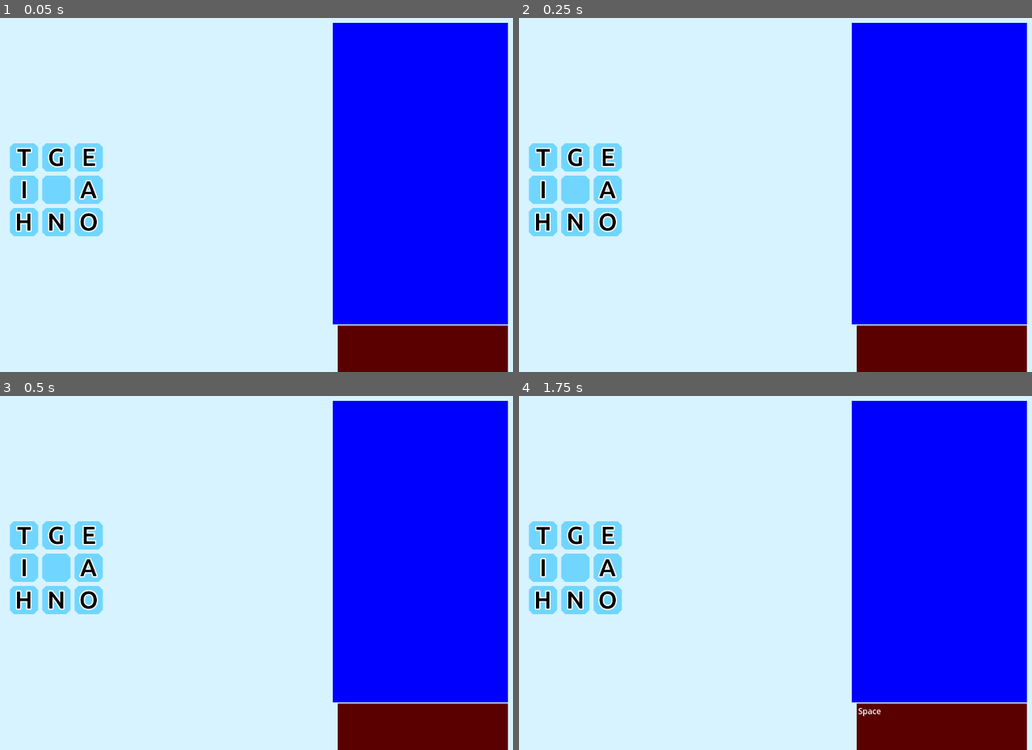
Above: before the commit, frames 1-4 (two rows, left to right).
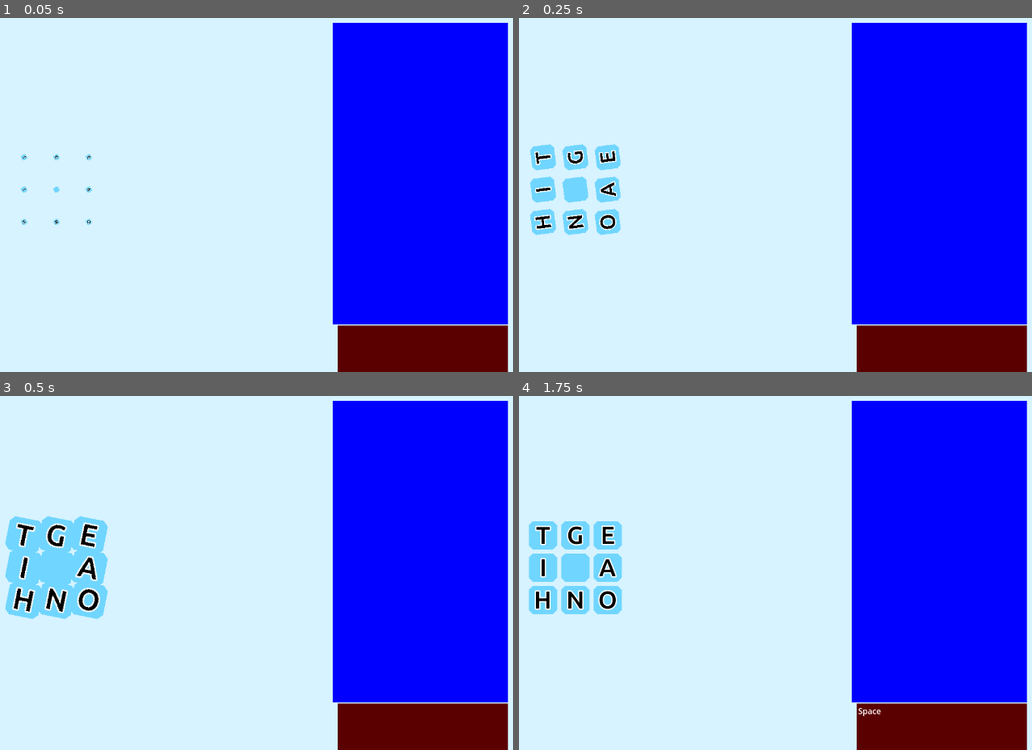
Above: after the commit, the same moments.

Repository: daoudclarke/word-search-extreme
Game: Godot game, scene res://word_search.tscn
Two runs of this game, one before a commit and one after it. Both use one fixed random seed, a clock stepped at 60 frames per second and the inputs below.
Inputs:
- Up to frame 1 (0.05 s): no input
- Up to frame 2 (0.25 s): no input
- Up to frame 3 (0.5 s): no input
- Up to frame 4 (1.75 s): tap Enter at 0.5, 1.35 s; tap Backspace at 0.6 s; tap Space at 1.25 s

The runs differ from the first frame. In frame 1, 3.8% of the frame differs, in the area x 1-21%, y 35-62%; in frame 2, 2.3%; in frame 3, 2.7%; in frame 4, nothing differs.

Commit message:
Add animations

Diff:
--- a/letter.gd
+++ b/letter.gd
@@ -35,30 +35,21 @@
 		letter = "BCDFGJKLMPQUVWXYZ"[randi_range(0, 16)]
 	set_status(0)
 	set_letter(letter)
+	scale = Vector2(0, 0)
+	var tween = create_tween()
+	tween.set_trans(Tween.TRANS_SINE)
+	tween.set_ease(Tween.EASE_OUT)
+	tween.tween_property(self, "scale", Vector2(1.2, 1.2), 0.5)
+	tween.set_ease(Tween.EASE_IN_OUT)
+	tween.tween_property(self, "scale", Vector2(1.0, 1.0), 0.5)
 
-	#label_default = $Label.label_settings
-	#label_highlight = $Label.label_settings.copy()
-	#label_highlight.shadow_offset = Vector2(3, 3)
-	#var outline = Polygon2D.new()
-	#outline.polygon = $Tile.polygon
-	#outline.scale = Vector2(1, 1)
-	#outline.z_index = 0
-	#outline.name = "Outline"
-	#add_child(outline)
-
-
-# Called every frame. 'delta' is the elapsed time since the previous frame.
-#func _process(delta: float) -> void:
-	#pass
-
-
-#func _draw():
-	#var size = font.get_string_size(letter, 0, -1, font_size)
-	##draw_rect(Rect2(2, 2, 11, 12), color)
-	##draw_circle(Vector2.ZERO, 12, color)
-	##if used_status > 0:
-		##draw_circle(Vector2.ZERO, 12, Color("black"), false, 2)
-	#draw_string(font, Vector2(-10, 10), letter, 0, -1, font_size, Color("black"))
+	rotation = -2*PI
+	var tween2 = create_tween()
+	tween2.set_trans(Tween.TRANS_SINE)
+	tween2.set_ease(Tween.EASE_OUT)
+	tween2.tween_property(self, "rotation", 0.2, 0.5)
+	tween2.set_ease(Tween.EASE_IN_OUT)
+	tween2.tween_property(self, "rotation", 0, 0.5)
 
 
 func add_neighbour(neighbour: Letter):
